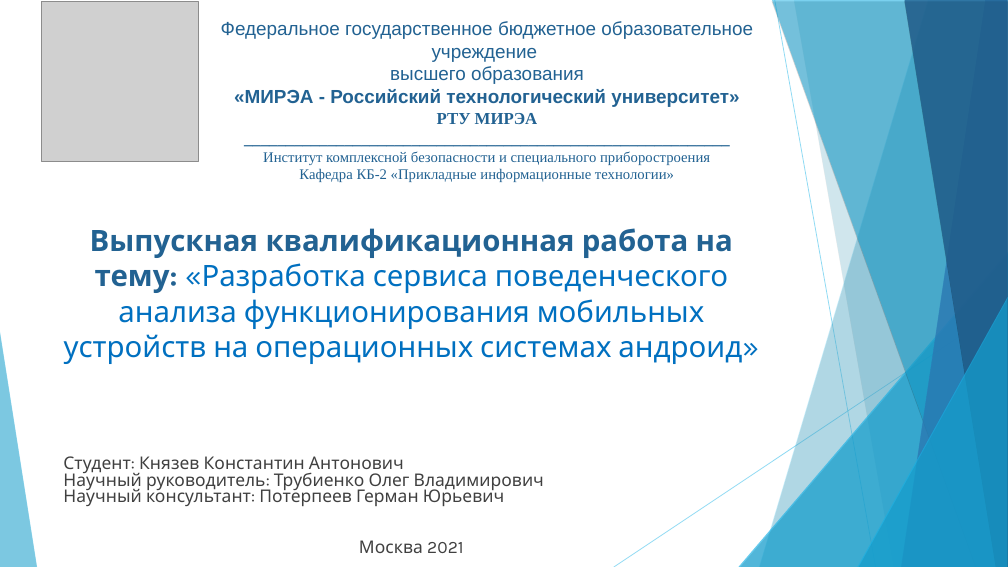
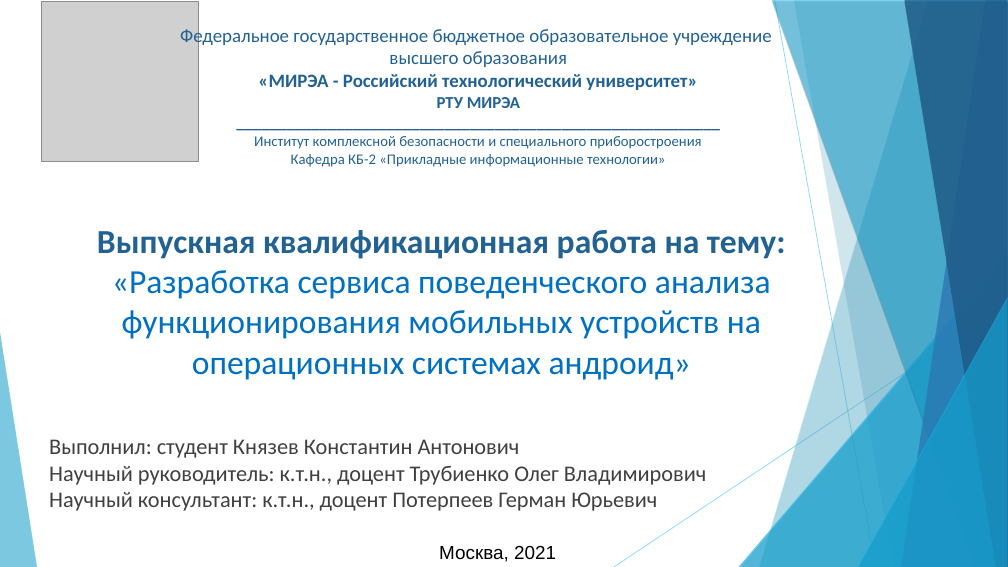
Before and after one commit to redmolle/BehavioralAnalysis, a slide deck: slide 1 of docs/Презентация/Презентация.pptx. Drawn at 1008x567 pixels with LibreOffice and Linux fonts; fonts in the diff are those of the drawing; grey boxes stand for pictures. Boxes give left, top, right and bottom in pixels: in the first picture for what was removed or moved away, otherwise in the second. Text is boxed around its words. In the diff, an @@ line names an element or a change of style, - is before the commit and + after.

```diff
--- a/docs/Презентация/Презентация.pptx
+++ b/docs/Презентация/Презентация.pptx
@@ text "Федеральное государственное бюджетное образовательное учрежд ...": place and size @@
-text "Федеральное государственное бюджетное образовательное учрежд ..." at bbox=[221, 21, 753, 182]
+text "Федеральное государственное бюджетное образовательное учрежд ..." at bbox=[180, 26, 772, 167]
@@ text "Федеральное государственное бюджетное образовательное учрежд ..." at bbox=[180, 26, 772, 167]: font Arial to Calibri in "Федеральное государственное бюджетное образовательное учрежд ...", "«МИРЭА - Российский технологический университет»"; font Times New Roman to Calibri in "РТУ МИРЭА", "__________________________________________________________", "Институт комплексной безопасности и специального приборостро ...", "Кафедра КБ-2 «Прикладные информационные технологии»" @@
@@ text "Выпускная квалификационная работа на тему: ...": place and size @@
-text "Выпускная квалификационная работа на тему: ..." at bbox=[64, 228, 742, 364]
+text "Выпускная квалификационная работа на тему: ..." at bbox=[97, 230, 785, 380]
@@ text "Выпускная квалификационная работа на тему: ..." at bbox=[97, 230, 785, 380]: size 28 to 32 pt, font Karla to Calibri @@
@@ text at bbox=[49, 439, 706, 511]: text changed; size 16.6 to 21.3 pt; font Karla to Calibri @@
-Студент: Князев Константин Антонович
-Научный руководитель: Трубиенко Олег Владимирович
-Научный консультант: Потерпеев Герман Юрьевич
-Москва 2021
+Выполнил: студент Князев Константин Антонович
+Научный руководитель: к.т.н., доцент Трубиенко Олег Владимирович
+Научный консультант: к.т.н., доцент Потерпеев Герман Юрьевич
@@ text added at bbox=[439, 545, 556, 562], 18 pt, text #000000 @@
+Москва, 2021
```
Also in this commit, not shown: 11 other slides changed, 2 slides added, 1 slide removed, 6 other files.
